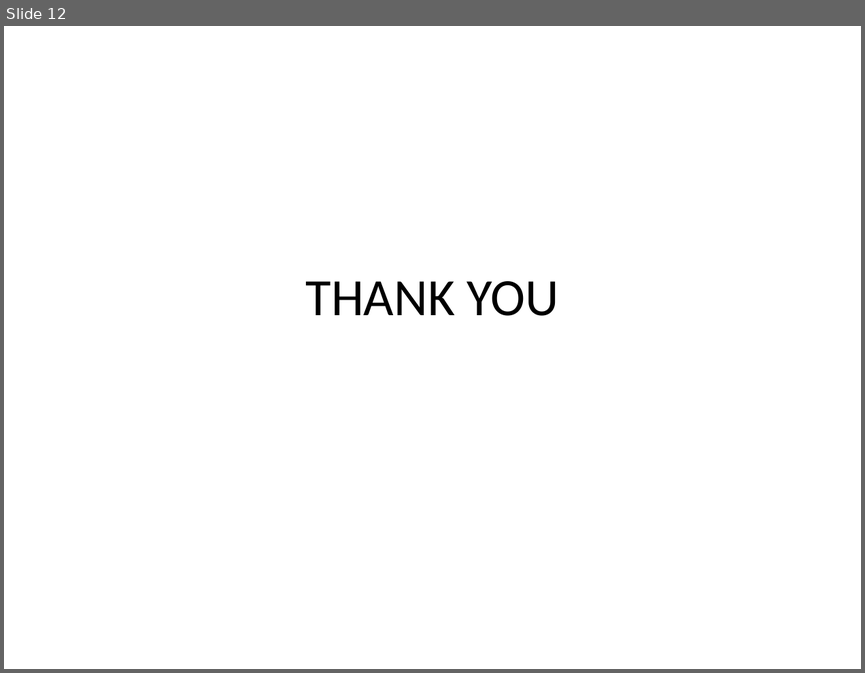
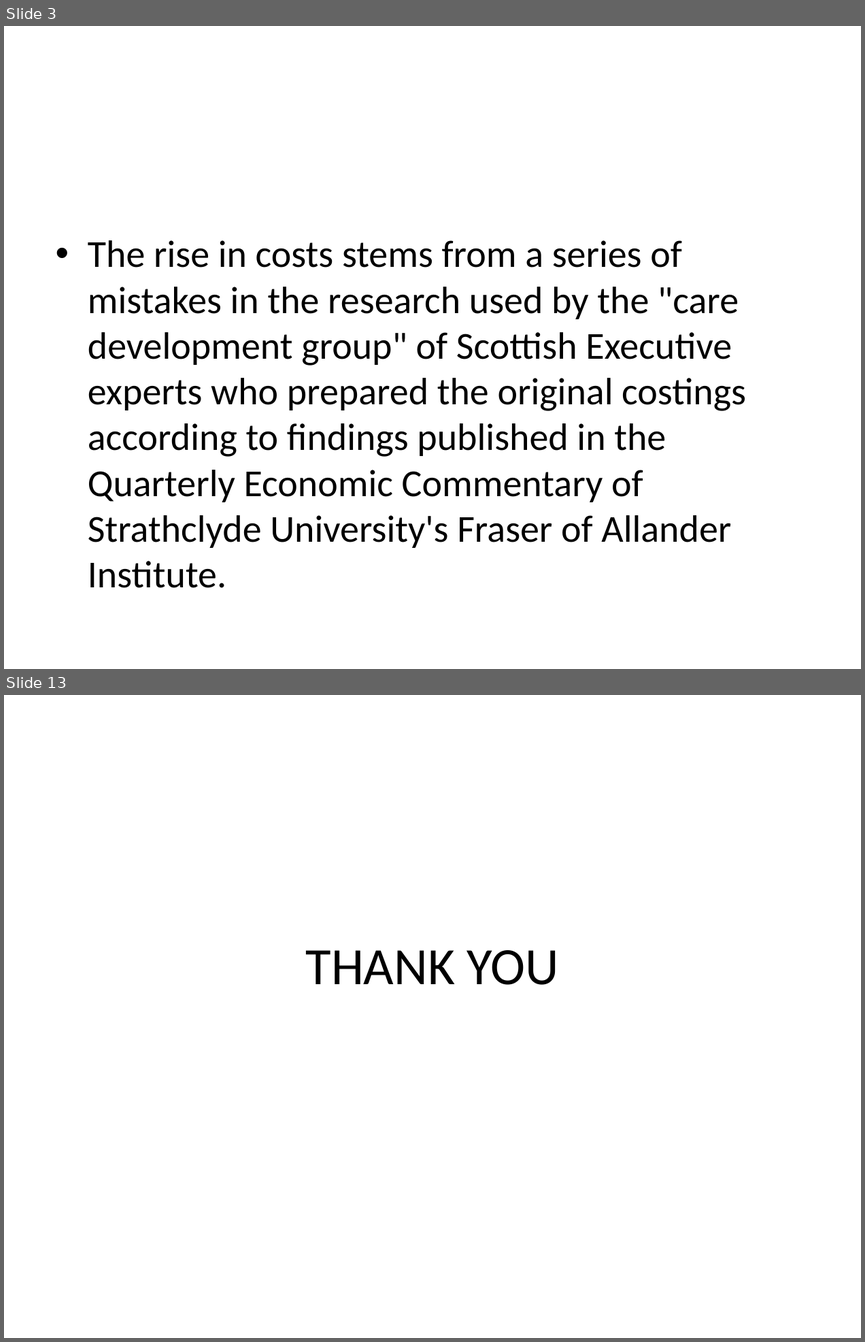
Before and after one commit to MayankVachher/Shortie, a slide deck: title.pptx. Shown one above the other, each under a label of ours: slide 12 before the commit, slides 3 and 13 after it; the slides between them are not shown. The pictures are 865x673 and 865x1342 pixels, drawn with LibreOffice and Linux fonts; fonts in the diff are those of the drawing. Boxes give left, top, right and bottom in pixels: in the first picture for what was removed or moved away, otherwise in the second. Text is boxed around its words. In the diff, an @@ line names an element or a change of style, - is before the commit and + after.

```diff
--- a/title.pptx
+++ b/title.pptx
@@ slide 3 added at [4,26,861,669], background #FFFFFF @@
@@ text added at [88,240,746,588], 32 pt, text #000000 @@
+• The rise in costs stems from a series of mistakes in the research used by the "care development group" of Scottish Executive experts who prepared the original costings according to findings published in the Quarterly Economic Commentary of Strathclyde University's Fraser of Allander Institute.
@@ what was slide 12 is now slide 13 @@
```
Also in this commit, not shown: 11 other slides added, 11 slides removed, 12 other files.
